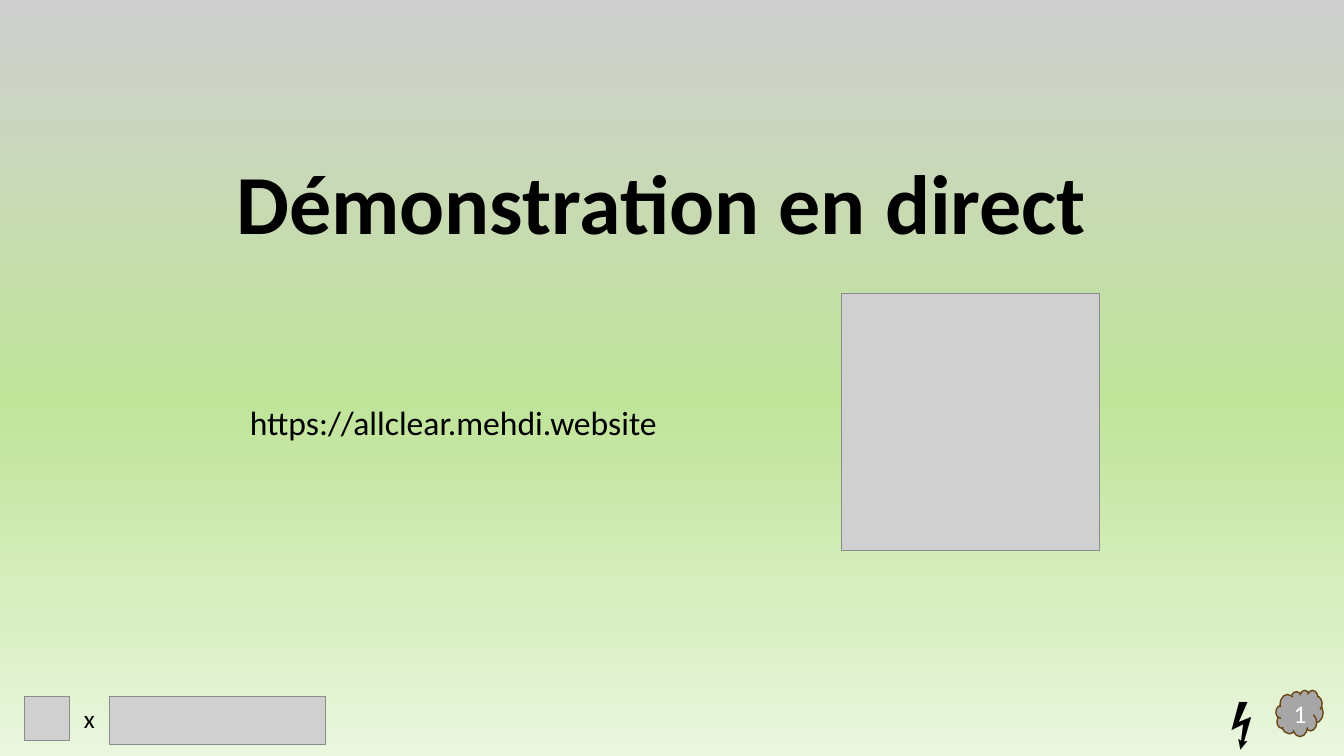
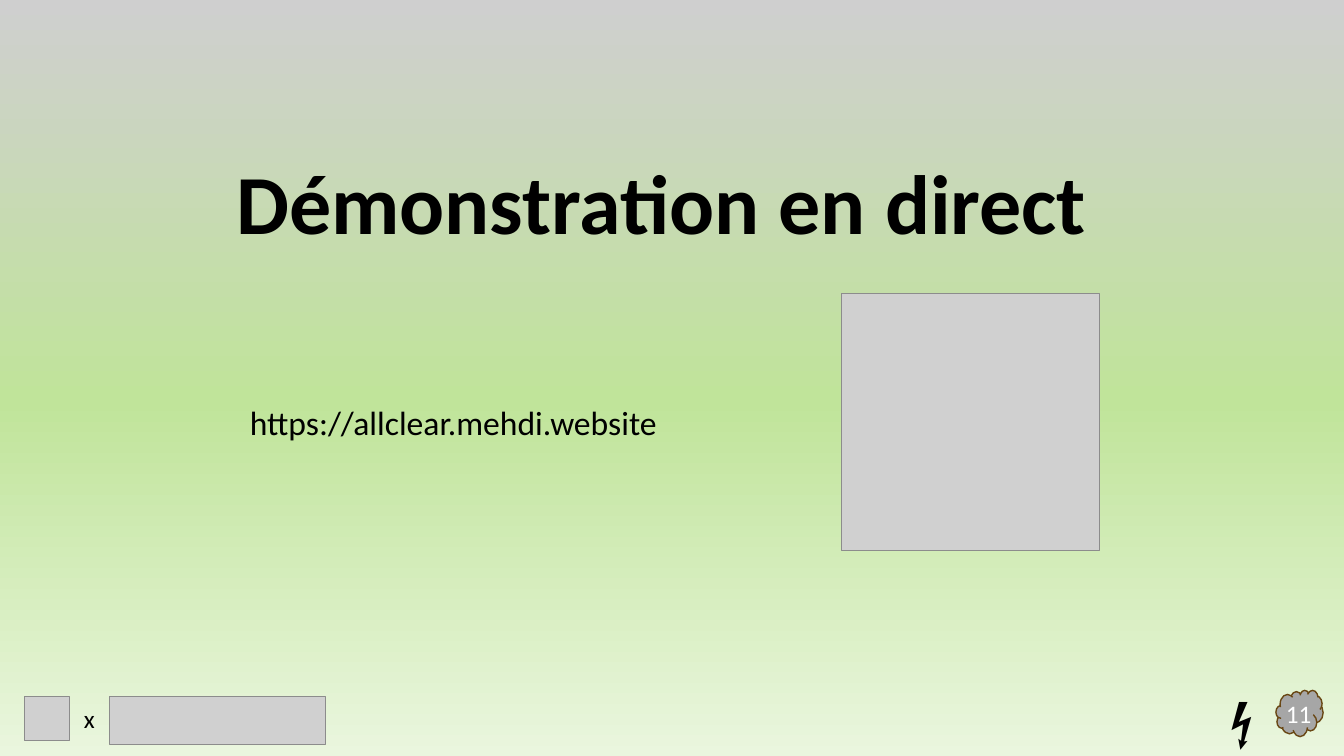
Before and after one commit to Mehdi-kbz/AllClear, a slide deck: slide 12 of Presentation.pptx. Drawn at 1344x756 pixels with LibreOffice and Linux fonts; fonts in the diff are those of the drawing; grey boxes stand for pictures. Boxes give left, top, right and bottom in pixels: in the first picture for what was removed or moved away, otherwise in the second. Text is boxed around its words. In the diff, an @@ line names an element or a change of style, - is before the commit and + after.

```diff
--- a/Presentation.pptx
+++ b/Presentation.pptx
@@ text at <box>1286,707,1312,729</box>: text changed @@
-1
+11
```
Also in this commit, not shown: 20 other slides changed.
